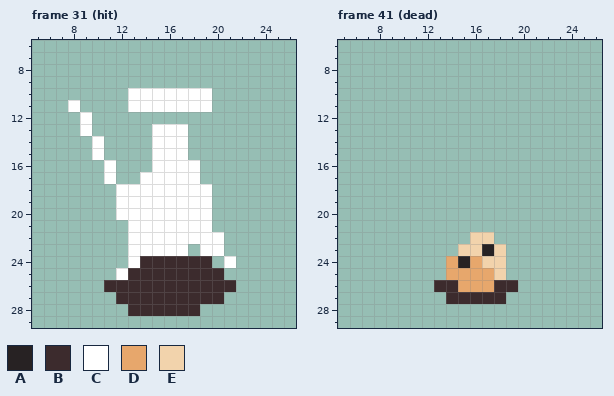
Edited in one commit: pixel-art file (assets/warrior_anim.aseprite). This is how it looked before the edit.
32x32 pixels, 47 frames. Shown: frame 31 (hit): x 5..26, y 6..29; frame 41 (dead): x 5..26, y 6..29. The commit also changed other frames, which this record leaves out.
Visible layers, top first: "VFX", "hands", "dude", "shadow".
Palette (. is transparent): A #272223  B #3c2b2d  C #ffffff  D #e7a76c  E #f2d3ac
Pixels before, frame 31 (hit), first column x 8:
10 .....CCCCCCC..
11 C....CCCCCCC..
12 .C............
13 .C.....CCC....
14 ..C....CCC....
15 ..C....CCC....
16 ...C...CCCC...
17 ...C..CCCCC...
18 ....CCCCCCCC..
19 ....CCCCCCCC..
20 ....CCCCCCCC..
21 .....CCCCCCC..
22 .....CCCCCCCC.
23 .....CCCCC.CC.
24 .....CBBBBBB.C
25 ....CBBBBBBBB.
26 ...BBBBBBBBBBB
27 ....BBBBBBBBB.
28 .....BBBBBB...
Pixels before, frame 41 (dead), first column x 13:
22 ...EE..
23 ..EEAE.
24 .DADEE.
25 .DDDDE.
26 BBDDDBB
27 .BBBBB.
New version:
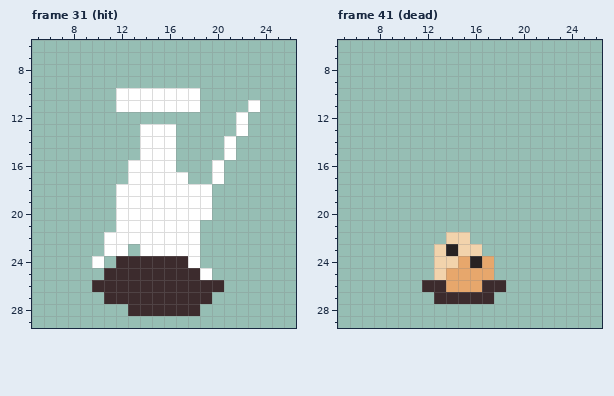
Diff:
Changed rows in their new state; - is an unchanged pixel.
Frame 31 (hit), layers "hands", "dude", "shadow":
first column x 8:
10 ----C------.----
11 .---C------.---C
12 -.------------C-
13 -.----C--.----C-
14 --.---C--.---C--
15 --.---C--.---C--
16 ---.-CC--..-C---
17 ---.-C----.-C---
first column x 10:
21 --C------.--
22 -CC------..-
23 -CC.----C..-
24 C-BB----C.-.
25 -BB------C.-
26 B----------.
27 -B--------.-
Frame 41 (dead), layers "hands", "shadow":
first column x 12:
22 --EE..--
23 -EA--..-
24 -EEDAD.-
25 -E----.-
26 B-D--B-.
27 -B----.-
